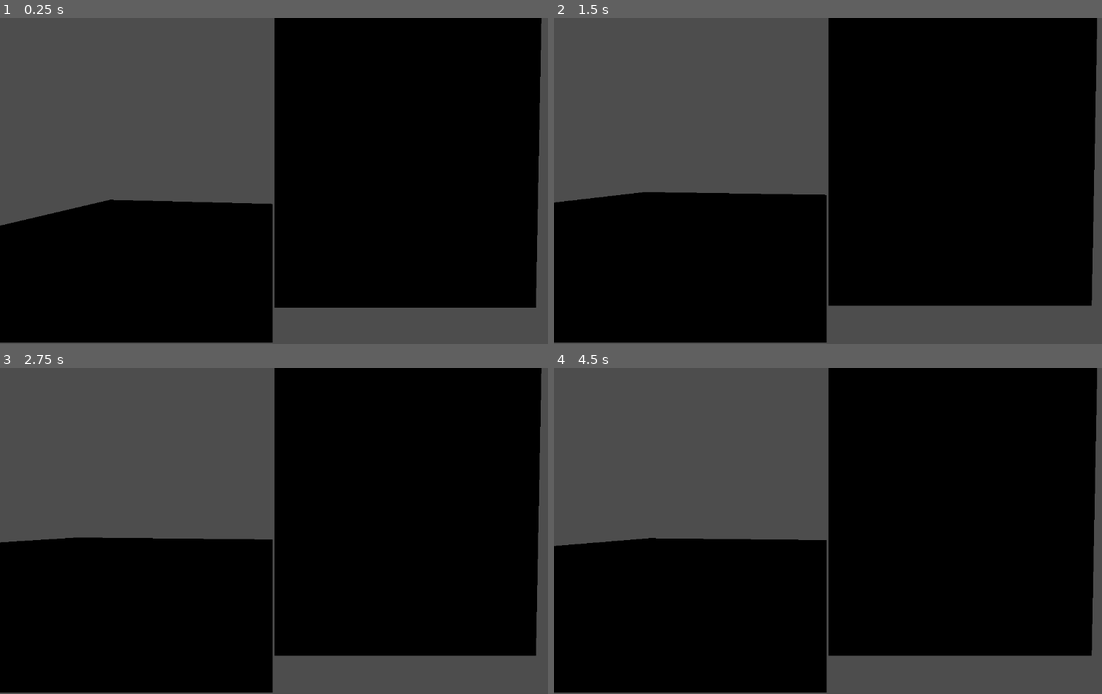
Above: before the commit, frames 1-4 (two rows, left to right).
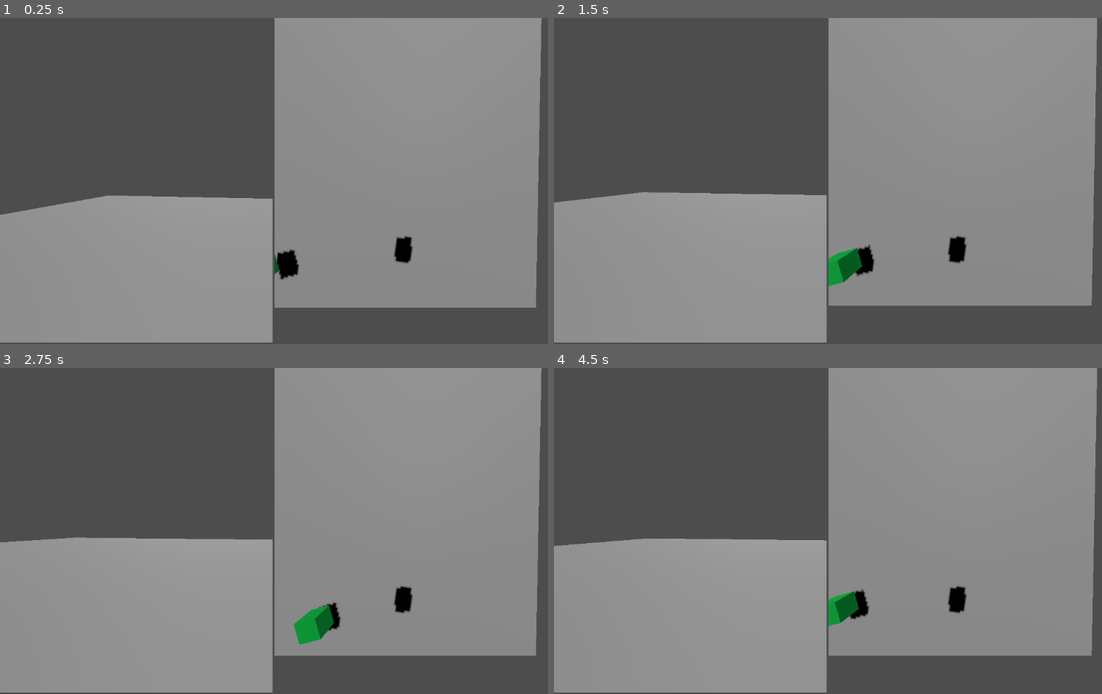
Above: after the commit, the same moments.

Repository: EsotericEdgeGames/Dual_Core
Game: Godot game, scene res://Test.tscn
Same seed, same stepped clock (60 frames per second), same inputs: the game is played once before the commit and once after it.
Inputs:
- Up to frame 1 (0.25 s): no input
- Up to frame 2 (1.5 s): tap Enter (ui_accept) at 0.5, 0.77 s; hold D (move_right_1) 0.53-1.28 s; tap Down (move_down_2) at 0.6 s; hold S (move_down_1) from 1.28 s (still down); tap Left (move_left_2) at 1.35 s
- Up to frame 3 (2.75 s): tap Enter (ui_accept) at 1.52 s; release S (move_down_1) at 2.03 s; hold D (move_right_1) from 2.03 s (still down); tap Right (move_right_2) at 2.1 s
- Up to frame 4 (4.5 s): release D (move_right_1) at 2.78 s; hold W (move_up_1) 2.78-3.53 s; tap Up (move_up_2) at 2.85 s; tap Enter (ui_accept) at 3.02, 3.77 s; hold A (move_left_1) from 3.53 s (still down); tap Down (move_down_2) at 3.6 s; tap Left (move_left_2) at 4.35 s

The runs differ from the first frame. In frame 1, 64% of the frame differs, in the area x 0-99%, y 0-100%; in frame 2, 65%; in frame 3, 66%; in frame 4, 66%, in the area x 0-100%, y 0-100%.

Commit message:
Agregar luces

Diff:
--- a/Test.tscn
+++ b/Test.tscn
@@ -47,19 +47,21 @@
 render_target_update_mode = 4
 
 [node name="CharacterBody3D" type="CharacterBody3D" parent="GridContainer/SubViewportContainer/SubViewport"]
-transform = Transform3D(0.965926, 0, 0.258819, 0, 1, 0, -0.258819, 0, 0.965926, -14, 4, 9)
+transform = Transform3D(1.04723, 0, 0.278097, 0, 1, 0, -0.280603, 0, 1.03787, -14, 3.1332, 8.17654)
 script = ExtResource("1_nnq13")
 
 [node name="CollisionShape3D" type="CollisionShape3D" parent="GridContainer/SubViewportContainer/SubViewport/CharacterBody3D"]
+transform = Transform3D(1.00404, 0, 1.49012e-08, 0, 1, 0, -8.9407e-08, 0, 0.984932, 0, 0, 0)
 shape = SubResource("BoxShape3D_cxs54")
 
 [node name="MeshInstance3D" type="MeshInstance3D" parent="GridContainer/SubViewportContainer/SubViewport/CharacterBody3D/CollisionShape3D"]
-transform = Transform3D(1, 0, 0, 0, 1, 0, 0, 0, 1, -5.03769, 2, 11.0735)
+transform = Transform3D(1, 0, 0, 0, 1, 0, 2.98023e-08, 0, 1, -5.03769, 2, 11.0735)
 mesh = SubResource("BoxMesh_52qhg")
 skeleton = NodePath("../..")
 surface_material_override/0 = SubResource("ORMMaterial3D_odo2q")
 
 [node name="Camera3D" type="Camera3D" parent="GridContainer/SubViewportContainer/SubViewport/CharacterBody3D"]
+transform = Transform3D(0.922367, 0, 1.49012e-08, 0, 1, 0, 1.49012e-08, 0, 0.930679, 0, 0, 0)
 
 [node name="SubViewportContainer2" type="SubViewportContainer" parent="GridContainer"]
 layout_mode = 2
@@ -101,3 +103,7 @@
 [node name="DirectionalLight3D" type="DirectionalLight3D" parent="."]
 transform = Transform3D(1, 0, 0, 0, 1, 0, 0, 0, 1, -1, 48, -7)
 sky_mode = 1
+
+[node name="DirectionalLight3D2" type="DirectionalLight3D" parent="."]
+transform = Transform3D(0.989832, 0.131022, 0.0553748, 0.0216408, -0.523476, 0.851766, 0.140588, -0.841906, -0.520989, 0.440671, 5.1043, -0.266678)
+shadow_enabled = true
